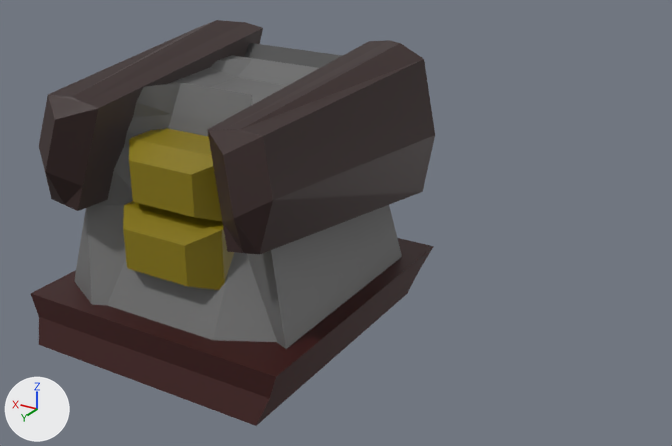
Two versions of the Blender file Project/Assets/Models/BossMechBody/BossMech.blend, one commit apart.
Rendered twice from a 50 mm camera at (-2.72, 3.57, 2.02) aimed at (-0.59, 0.03, 0.25). Every picture has the same lights, and +X, +Y and +Z are marked at lower left. The picture after the commit comes second.

In view in the first picture: 'Cube', '立方体', '立方体.001', '立方体.002', '立方体.003', '立方体.005'.
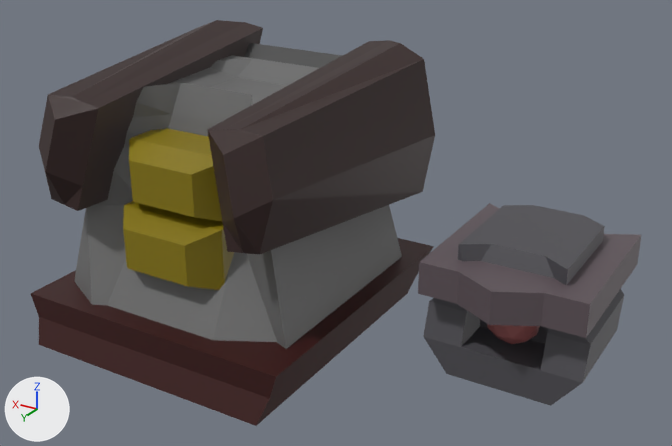
The newer file is also turned or shifted as a whole; pictures and numbers use the older file's frame.

Patch to the scene script:
```diff
--- a/Project/Assets/Models/BossMechBody/BossMech.blend.py
+++ b/Project/Assets/Models/BossMechBody/BossMech.blend.py
@@ mat_マテリアル_005 @@
+mat_マテリアル_005 = principled_material('マテリアル.005')
+mat_マテリアル_005.base_color = (0.115, 0.0876, 0.101)  # dark grey #5f5459
@@ mat_マテリアル_008 @@
+mat_マテリアル_008 = principled_material('マテリアル.008')
+mat_マテリアル_008.base_color = (0.317, 0.0944, 0.0953)  # brown #995757
@@ mat_マテリアル_001 @@
+mat_マテリアル_001 = principled_material('マテリアル.001')
+mat_マテリアル_001.base_color = (0.0783, 0.0756, 0.0866)  # dark grey #4f4e53
@@ me_立方体_004 @@
+me_立方体_004.from_pydata(...)  # 20 vertices, 18 faces; spans x -0.368..0.368, y -0.455..0.418, z 0.157..0.308
+me_立方体_004.materials.append(mat_マテリアル_005)  # dark grey #5f5459
@@ me_ico球 @@
+me_ico球.from_pydata(...)  # an icosphere of 80 faces spanning x -0.119..0.119, y 0.034..0.234, z -0.065..0.186
+me_ico球.materials.append(mat_マテリアル_008)  # brown #995757
@@ me_立方体_003 @@
+me_立方体_003.from_pydata(...)  # 58 vertices, 56 faces; spans x -0.362..0.362, y -0.371..0.261, z -0.238..0.379
+me_立方体_003.materials.append(mat_マテリアル_001)  # dark grey #4f4e53
@@ ob_立方体_006 @@
+ob_立方体_006 = bpy.data.objects.new('立方体.006', me_立方体_004)
+ob_立方体_006.location = (-1.55, 0.0, 0.0)
@@ ob_ico球 @@
+ob_ico球 = bpy.data.objects.new('ICO球', me_ico球)
+ob_ico球.location = (-1.55, 0.0, 0.0)
@@ ob_立方体_004 @@
+ob_立方体_004 = bpy.data.objects.new('立方体.004', me_立方体_003)
+ob_立方体_004.location = (-1.55, 0.0, 0.0)
```

Where the change shows, as pixel boxes [x1, y1, x2, y2] in the pictures (672 x 446 px):
'立方体.004', added
    after: [423, 205, 624, 406]
'立方体.006', added
    after: [418, 203, 641, 338]
'ICO球', added (brown)
    after: [487, 324, 540, 344]
